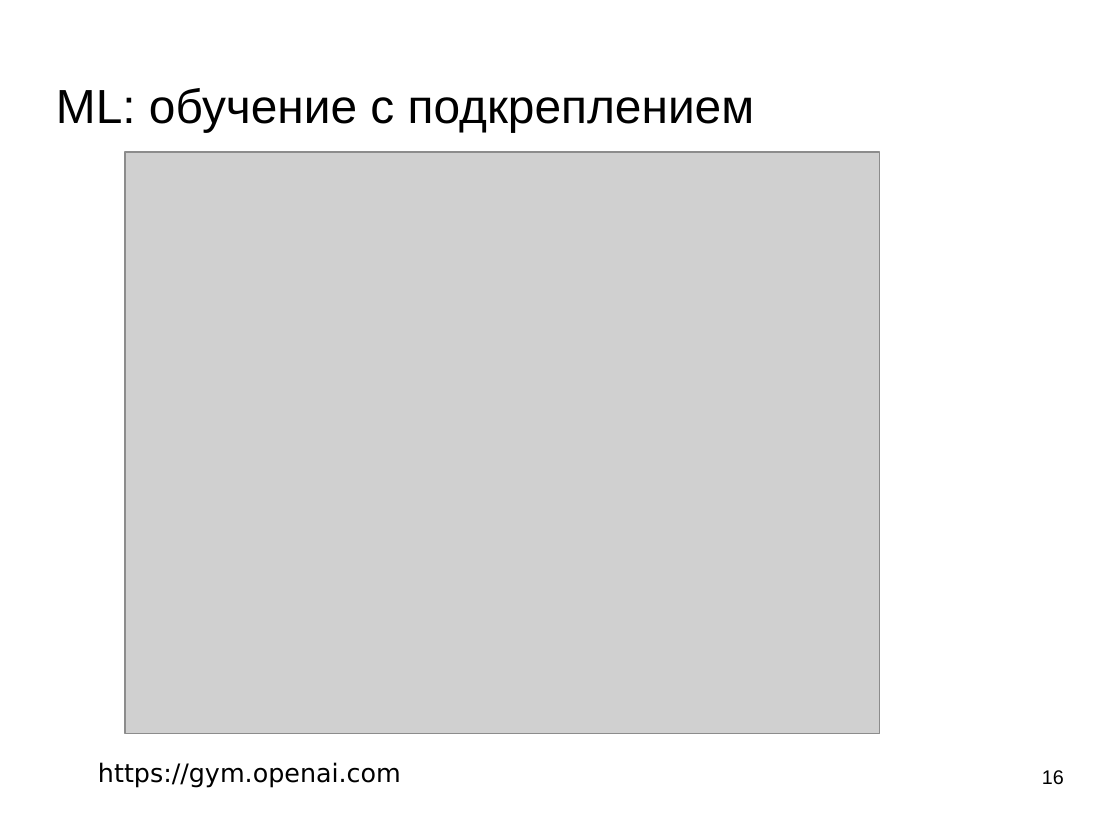
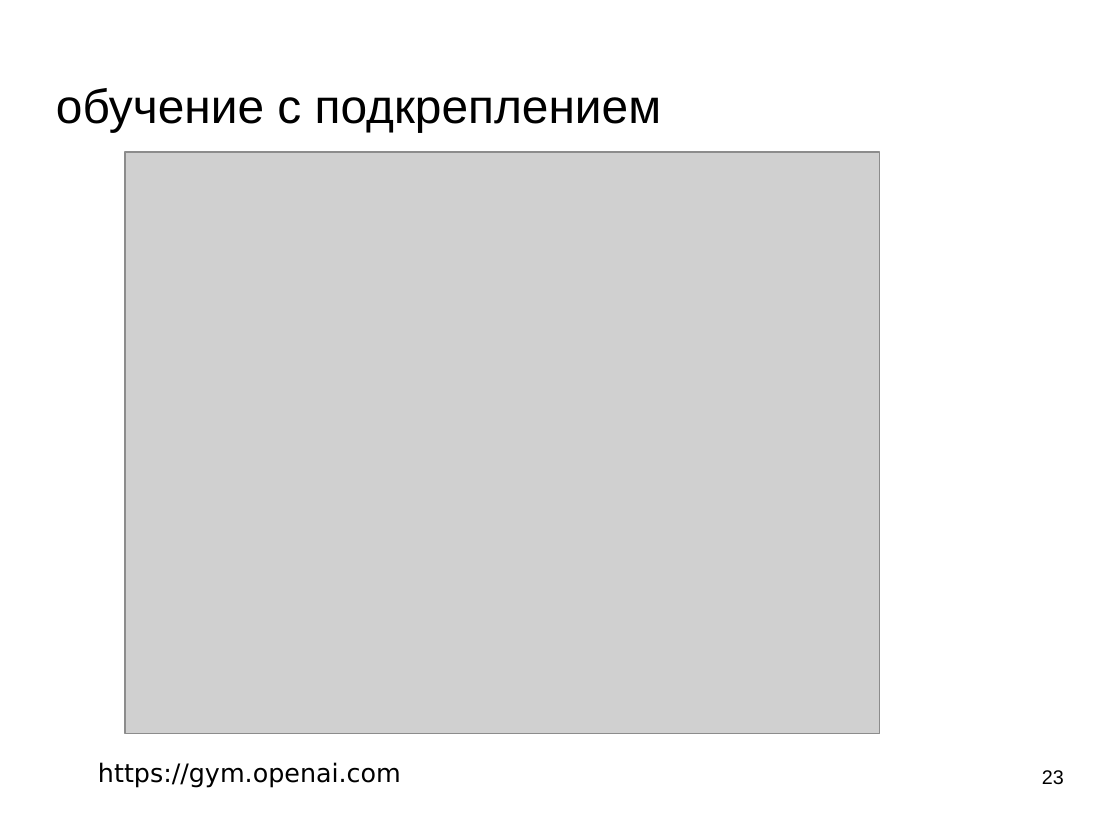
Before and after one commit to mechanoid5/ml_lectorium_legacy, a slide deck: slide 23 of 34-reinforcement-learning.odp (slide 16 before the commit). Drawn at 1120x840 pixels with LibreOffice and Linux fonts; fonts in the diff are those of the drawing; grey boxes stand for pictures; background and template pictures are left out. Boxes give left, top, right and bottom in pixels: in the first picture for what was removed or moved away, otherwise in the second. Text is boxed around its words. In the diff, an @@ line names an element or a change of style, - is before the commit and + after.

```diff
--- a/34-reinforcement-learning.odp
+++ b/34-reinforcement-learning.odp
@@ title at (x1=56, y1=88, x2=662, y2=132): text changed @@
-ML: обучение с подкреплением
+обучение с подкреплением
@@ page number at (x1=1042, y1=770, x2=1064, y2=785): text changed @@
-16
+23
```
Also in this commit, not shown: 2 other slides changed, 8 slides added, 2 slides removed.
